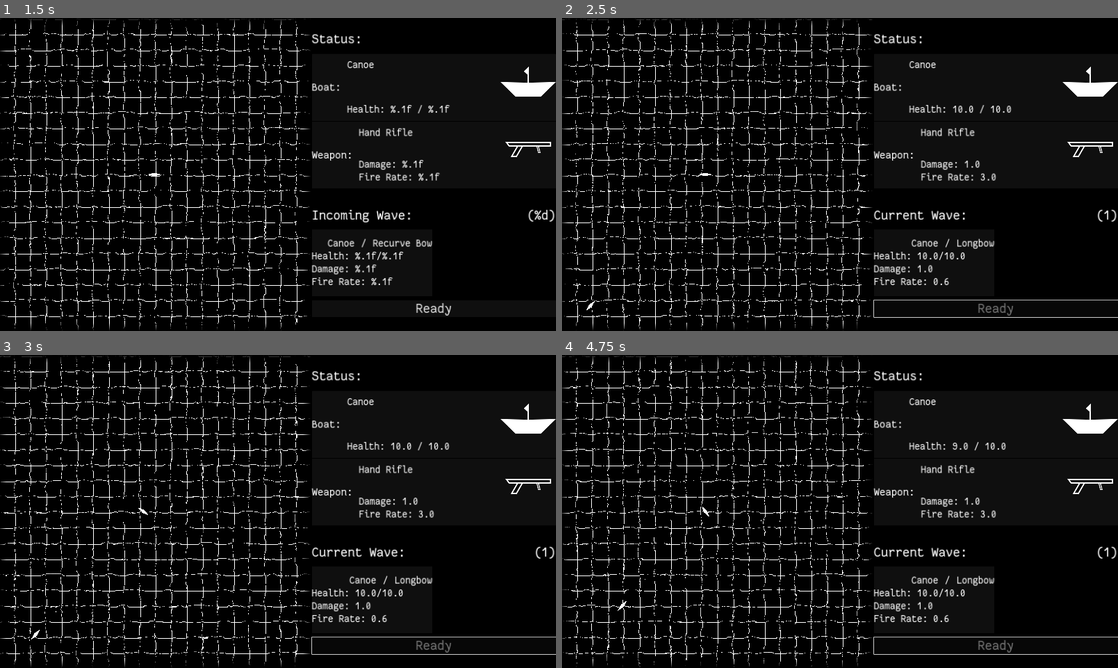
Above: before the commit, frames 1-4 (two rows, left to right).
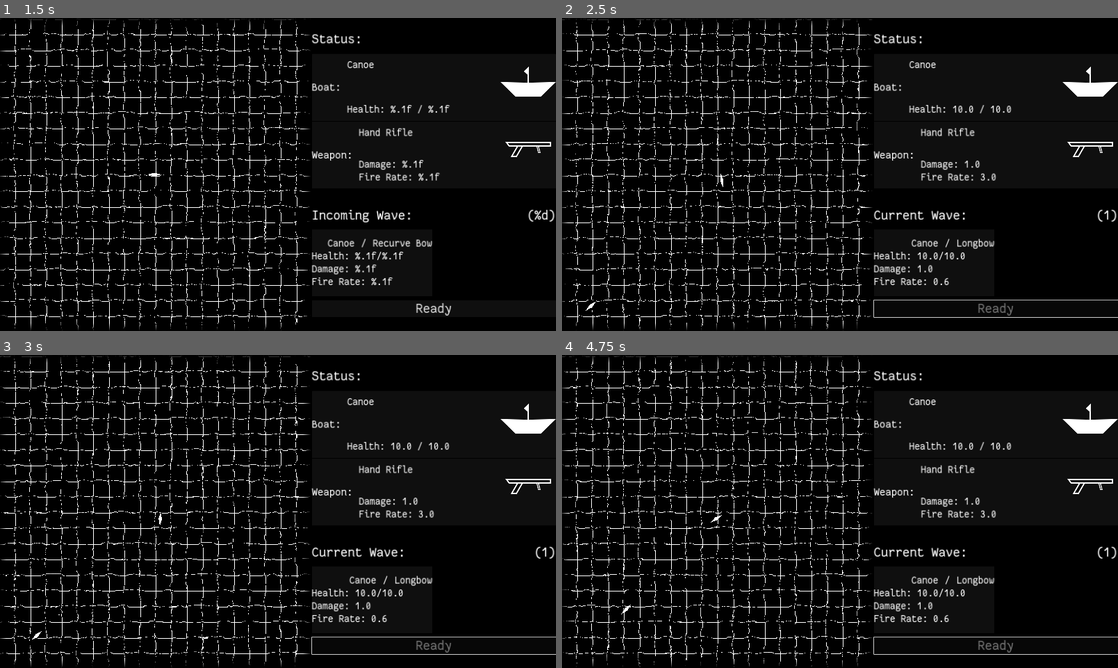
Above: after the commit, the same moments.

Repository: wdfeer/seabattle
Game: Godot game, scene res://src/splash.tscn
The game is run twice, just before and just after one commit, with the same random seed, the same clock (stepped at 60 frames per second) and the same inputs.
Inputs (mouse positions are in pixels of both pictures, inside the frame that each line leads up to):
- Up to frame 1 (1.5 s): move the mouse to (400, 158) at 0.52 s; hold D (right) 0.53-1.28 s; tap C (switch_control_mode, bound only after the commit) at 0.6 s; move the mouse to (166, 190) at 1.27 s; hold S (down) from 1.28 s (still down); click (166, 190) at 1.35 s
- Up to frame 2 (2.5 s): tap C (switch_control_mode, bound only after the commit) at 1.55 s; release S (down) at 2 s; click "Ready" at 2 s
- Up to frame 3 (3 s): move the mouse to (333, 442) at 2.77 s; hold D (right) from 2.78 s (still down); tap C (switch_control_mode, bound only after the commit) at 2.85 s
- Up to frame 4 (4.75 s): move the mouse to (812, 574) at 3.52 s; release D (right) at 3.53 s; hold Space (forward) 3.53-4.28 s; tap C (switch_control_mode, bound only after the commit) at 3.6, 4.55 s; move the mouse to (1006, 558) at 4.27 s; press the mouse at (1006, 558) at 4.28 s; hold A (left) from 4.28 s (still down)

Frame 1 is identical in both runs. In frame 2, less than 0.1% of the frame differs, in the area x 4-29%, y 49-94%; in frame 3, less than 0.1%; in frame 4, 0.2%, in the area x 10-81%, y 27-83%.

Commit message:
Change control mode with C

Diff:
--- a/project.godot
+++ b/project.godot
@@ -11,7 +11,7 @@
 [application]
 
 config/name="seabattle"
-config/version="1-alpha"
+config/version="2a"
 run/main_scene="res://src/splash.tscn"
 config/features=PackedStringArray("4.3", "Forward Plus")
 boot_splash/bg_color=Color(0, 0, 0, 1)
@@ -67,6 +67,11 @@
 "events": [Object(InputEventMouseButton,"resource_local_to_scene":false,"resource_name":"","device":-1,"window_id":0,"a …(253 unchanged characters)…
 ]
 }
+switch_control_mode={
+"deadzone": 0.5,
+"events": [Object(InputEventKey,"resource_local_to_scene":false,"resource_name":"","device":-1,"window_id":0,"alt_pressed":false,"shift_pressed":false,"ctrl_pressed":false,"meta_pressed":false,"pressed":false,"keycode":0,"physical_keycode":67,"key_label":0,"unicode":99,"location":0,"echo":false,"script":null)
+]
+}
 
 [rendering]
 
--- a/src/boats/player_controller.gd
+++ b/src/boats/player_controller.gd
@@ -4,6 +4,13 @@
 @onready var boat: Boat = $".."
 
 func _physics_process(delta: float) -> void:
+	if Input.is_action_just_pressed("switch_control_mode"):
+		match ControlOptions.movement_mode:
+			ControlOptions.MovementMode.Direct:
+				ControlOptions.movement_mode = ControlOptions.MovementMode.Steering
+			ControlOptions.MovementMode.Steering:
+				ControlOptions.movement_mode = ControlOptions.MovementMode.Direct
+
 	process_movement(delta)
 	process_shooting(delta)
 
